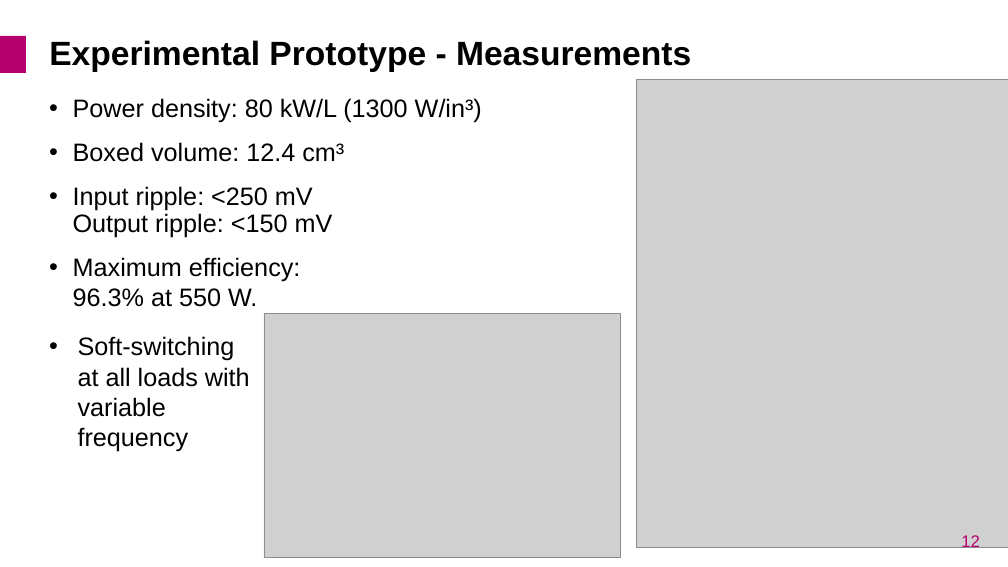
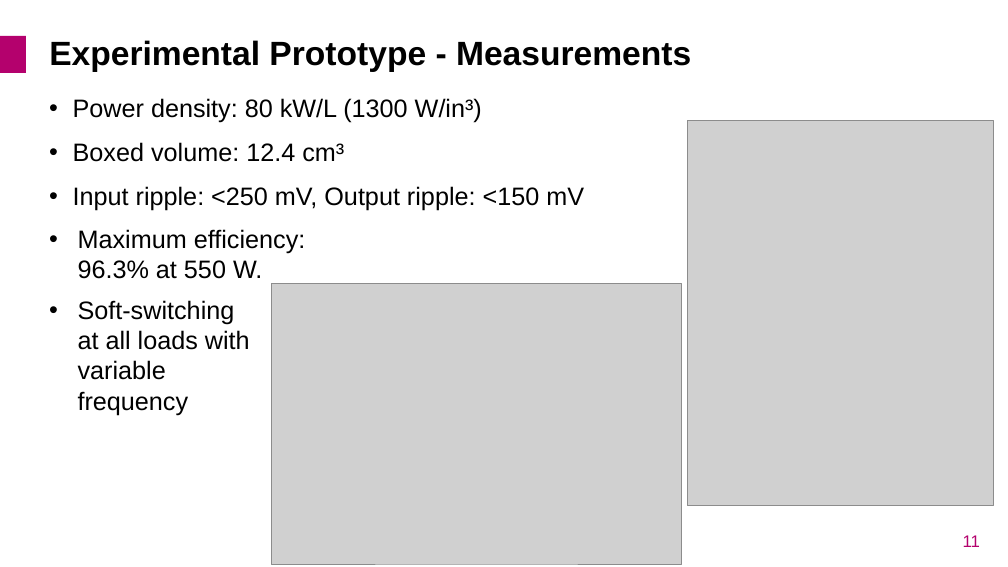
Before and after one commit to Keilomatico/IPEC2026_Coupled_Inductor_Buck, a slide deck: slide 11 of Presentation/IPEC2026_Adrian-Keil_Coupled-Inductor-Buck.pptx (slide 12 before the commit). Drawn at 1008x567 pixels with LibreOffice and Linux fonts; fonts in the diff are those of the drawing; grey boxes stand for pictures; background and template pictures are left out. Boxes give left, top, right and bottom in pixels: in the first picture for what was removed or moved away, otherwise in the second. Text is boxed around its words. In the diff, an @@ line names an element or a change of style, - is before the commit and + after.

```diff
--- a/Presentation/IPEC2026_Adrian-Keil_Coupled-Inductor-Buck.pptx
+++ b/Presentation/IPEC2026_Adrian-Keil_Coupled-Inductor-Buck.pptx
@@ picture: place and size @@
-picture at [637,80,1008,547]
+picture at [687,121,994,506]
@@ text at [73,186,584,211]: text changed @@
-• Input ripple: <250 mV
-  Output ripple: <150 mV
+• Input ripple: <250 mV, Output ripple: <150 mV
@@ text "Maximum efficiency: 96.3% at 550 ...": place and size @@
-text "Maximum efficiency: 96.3% at 550 ..." at [73,257,301,307]
+text "Maximum efficiency: 96.3% at 550 ..." at [78,229,306,279]
@@ text "Maximum efficiency: 96.3% at 550 ..." at [78,229,306,279]: indent changed; less space between paragraphs @@
@@ text "Soft-switching at all loads with ...": place and size @@
-text "Soft-switching at all loads with ..." at [78,336,250,452]
+text "Soft-switching at all loads with ..." at [78,300,250,415]
@@ picture: place and size @@
-picture at [264,314,621,558]
+picture at [272,284,682,564]
@@ page number at [963,535,980,547]: text changed @@
-12
+11
```
Also in this commit, not shown: 3 other slides changed, 1 slide added, 2 other files.
